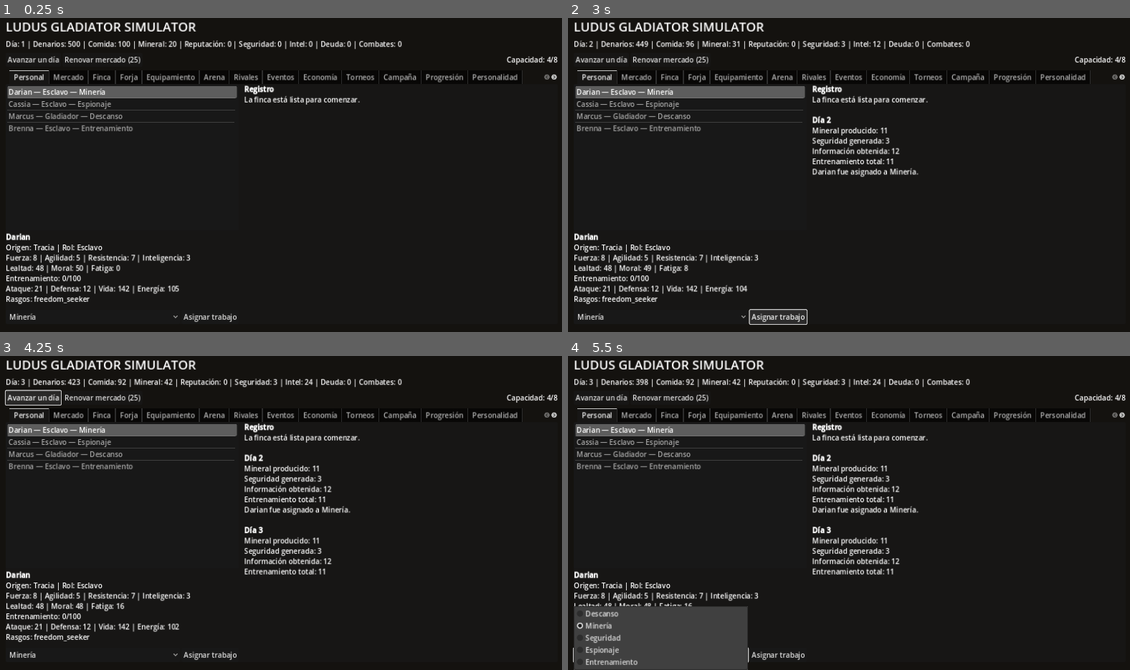
Above: before the commit, frames 1-4 (two rows, left to right).
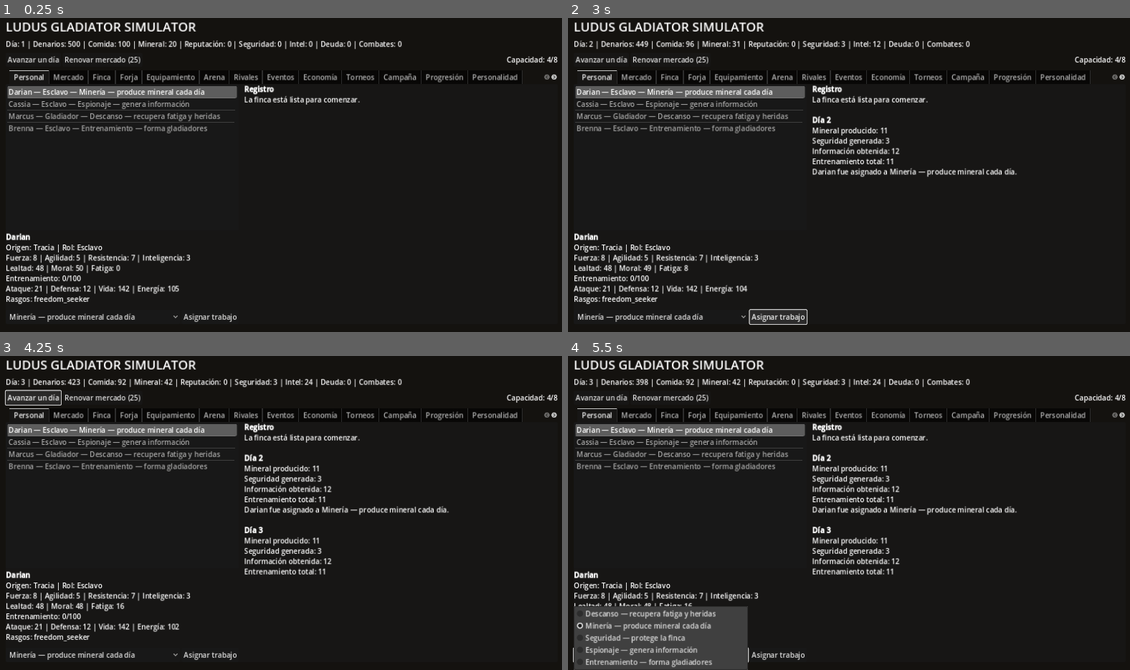
Above: after the commit, the same moments.

Repository: syfaadelia67-bot/Ludus-Gladiator-Simulator
Game: Godot game, scene res://scenes/Main.tscn
Same seed, same stepped clock (60 frames per second), same inputs: the game is played once before the commit and once after it.
Inputs:
- Up to frame 1 (0.25 s): no input
- Up to frame 2 (3 s): click "Minería" (after the commit: "Minería — produce mineral cad…") at 0.5 s; click "Avanzar un día" at 1.25 s; click "Renovar mercado (25)" at 2 s; click "Asignar trabajo" at 2.75 s
- Up to frame 3 (4.25 s): click "Avanzar un día" at 3.5 s
- Up to frame 4 (5.5 s): click "Renovar mercado (25)" at 4.25 s; click "Minería" (after the commit: "Minería — produce mineral cad…") at 5 s

The runs differ from the first frame. In frame 1, 0.8% of the frame differs, in the area x 6-40%, y 22-97%; in frame 2, 1.0%; in frame 3, 1.0%; in frame 4, 1.6%, in the area x 8-80%, y 22-100%.

Commit message:
ux: explain daily job effects in roster

Diff:
--- a/game/scripts/systems/roster_manager.gd
+++ b/game/scripts/systems/roster_manager.gd
@@ -5,11 +5,18 @@
 
 const PERSON_SCRIPT = preload("res://scripts/entities/person.gd")
 const JOBS := {
-    "idle": "Descanso",
-    "mining": "Minería",
-    "security": "Seguridad",
-    "espionage": "Espionaje",
-    "training": "Entrenamiento"
+    "idle": "Descanso — recupera fatiga y heridas",
+    "mining": "Minería — produce mineral cada día",
+    "security": "Seguridad — protege la finca",
+    "espionage": "Espionaje — genera información",
+    "training": "Entrenamiento — forma gladiadores"
+}
+const JOB_DESCRIPTIONS := {
+    "idle": "No genera recursos. Reduce fatiga y permite recuperarse con mayor seguridad.",
+    "mining": "Produce mineral al avanzar el día. La Fuerza y la Resistencia mejoran el resultado.",
+    "security": "Aumenta la seguridad diaria del ludus y ayuda a bloquear sabotajes y represalias.",
+    "espionage": "Genera puntos de inteligencia para operaciones contra casas rivales.",
+    "training": "Aumenta el entrenamiento diario. Los esclavos llegan a 100 y se convierten en gladiadores."
 }
 
 var people: Array = []
@@ -77,6 +84,9 @@
 func get_job_name(job_id: String) -> String:
     return str(JOBS.get(job_id, job_id))
 
+func get_job_description(job_id: String) -> String:
+    return str(JOB_DESCRIPTIONS.get(job_id, "Sin descripción."))
+
 func process_day() -> Dictionary:
     var totals := {"ore":0,"food":0,"security":0,"intel":0,"training":0,"promotions":[],"relationship_events":[]}
     for person in people:
